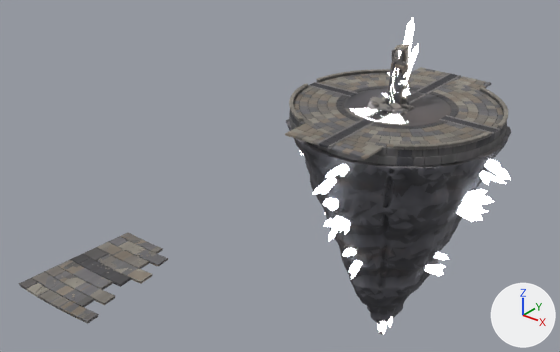
Before and after pictures for a commit that changed the glTF model public/models/props/smith_heart_ring_kit.glb.
Rendered twice from a camera (50 mm lens) standing at (67.1, -118.2, 50.7) and looking at (-7.0, -25.7, -6.7). The axes (+X, +Y, +Z) are drawn at lower right. The lights are the same throughout. The first picture is the older version. Where no turn or scale is listed for an object, it has been applied to the vertices. Vertices at exactly the same position are counted once.

Objects in the first picture: 'Kit_RingPaveA', 'Kit_RingPaveB', 'Kit_RingPaveC', 'Kit_RingPaveD', 'Kit_RingPaveStart', 'Kit_SealDais', 'Kit_SealQuarter', 'Kit_SealSpire' and 9 more.
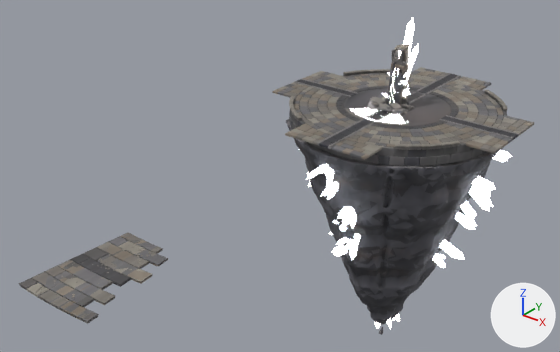
Where the newer file only moved an object's origin or applied its transform, the numbers keep the older frame.

What differs and where, as boxes (x1, y1, x2, y2) in the pictures (560 x 352 px; the box of a moved part takes in the faces that stretch with it):
'Kit_SealDais', reshaped (15% wider): before (285, 67, 511, 334); after (273, 67, 534, 334)
part 1 of me_kit_sealdais, moved or reshaped: before (478, 126, 495, 132); after (492, 144, 503, 151)
part 2 of me_kit_sealdais, moved or reshaped: before (310, 83, 323, 87); after (273, 89, 282, 94)
part 3 of me_kit_sealdais, deleted: before (291, 73, 511, 334)
part 4 of me_kit_sealdais, moved or reshaped: before (289, 69, 508, 310); after (278, 69, 534, 330)
part 5 of me_kit_sealdais, recoloured: (290, 76, 503, 333) in both

Diff of the bpy script that builds the scene:
```diff
--- a/public/models/props/smith_heart_ring_kit.glb.py
+++ b/public/models/props/smith_heart_ring_kit.glb.py
@@ me_kit_sealdais @@
 # used by ob_kit_sealdais; location = (0.6, -0.1, -25.6)
-me_kit_sealdais.from_pydata(...)  # 17427 vertices, 29145 faces; spans x -23.6..23.6, y -24.6..24.6, z -26.3..26.3
+me_kit_sealdais.from_pydata(...)  # 17470 vertices, 29171 faces; spans x -24.1..22.3, y -23.1..23.9, z -26.3..26.3
+# me_kit_sealdais part 1: the loose piece of 12 vertices spanning x 15.8..18.3, y -0.8..1.0, z 25.2..25.7 is turned 90 degrees about the z axis through its middle and scaled by 0.695, then moved by (4.7, -5.7, 0.0)
+# me_kit_sealdais part 2: the loose piece of 12 vertices spanning x -20.2..-17.9, y -0.8..1.0, z 25.2..25.7 is turned -90 degrees about the z axis through its middle and scaled by 0.7, then moved by (-4.0, -7.1, 0.0)
+# me_kit_sealdais part 3: 136 loose pieces with 1900 vertices, spanning x -23.6..23.6, y -24.6..23.6, z -25.2..26.3, are deleted
+# me_kit_sealdais part 4: 178 vertices moved within x -19.6..19.0, y -22.8..23.1, z 22.7..26.3; 3513 vertices removed from x -20.4..19.1, y -22.9..24.6, z -17.3..26.3; 5456 vertices added at x -24.1..22.3, y -23.1..23.9, z -23.9..26.3
+# me_kit_sealdais part 5: 840 kept faces spanning x -19.7..19.8, y -22.8..23.1, z -25.7..26.2 get new vertex colours; the middle colour goes from dark grey #585658 to dark grey #59575b
+# other edits to the shape of me_kit_sealdais do not show in these pictures
 me_kit_sealdais.materials.append(mat_kitstone)
```
